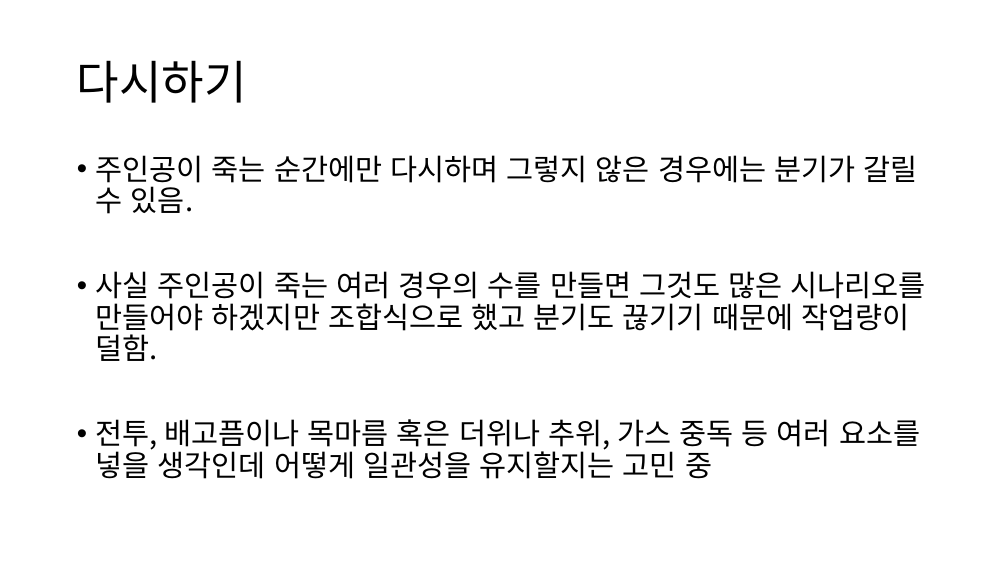
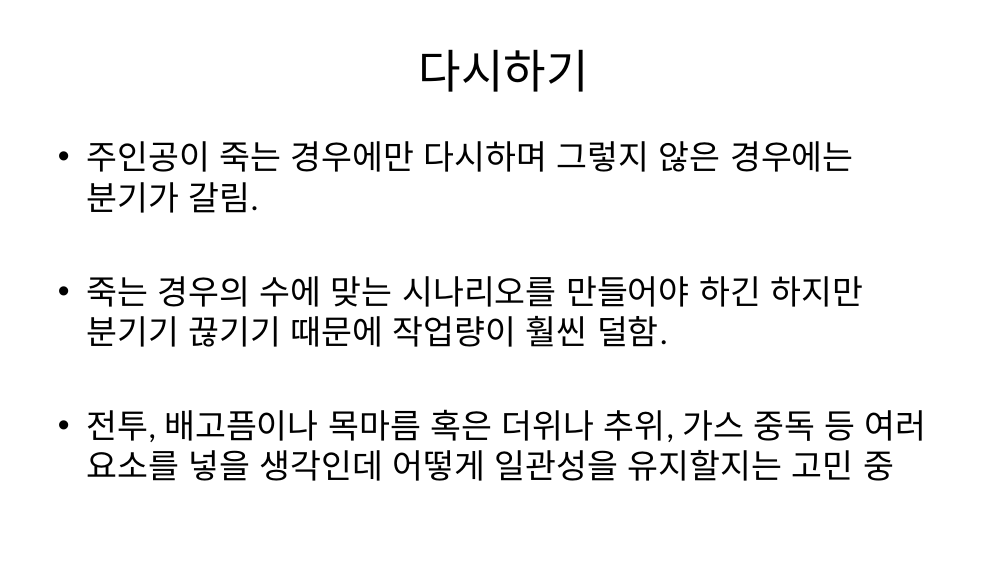
Before and after one commit to Penguin-God/Human_Doll_Play, a slide deck: slide 10 of 기획/문서/유도 시스템.pptx (slide 8 before the commit). Drawn at 1008x567 pixels with LibreOffice and Linux fonts; fonts in the diff are those of the drawing. Boxes give left, top, right and bottom in pixels: in the first picture for what was removed or moved away, otherwise in the second. Text is boxed around its words. In the diff, an @@ line names an element or a change of style, - is before the commit and + after.

```diff
--- a/기획/문서/유도 시스템.pptx
+++ b/기획/문서/유도 시스템.pptx
@@ title "다시하기": place and size @@
-title "다시하기" at [77,60,247,103]
+title "다시하기" at [419,49,589,92]
@@ title "다시하기" at [419,49,589,92]: font Noto Sans CJK KR to Calibri; alignment left to centre; line spacing 0.9 to 1 @@
@@ text "주인공이 죽는 경우에만 다시하며 그렇지 ...": place and size @@
-text "주인공이 죽는 경우에만 다시하며 그렇지 ..." at [96,155,926,479]
+text "주인공이 죽는 경우에만 다시하며 그렇지 ..." at [86,141,927,481]
@@ text at [86,141,863,347]: text changed; size 28 to 32 pt; font Noto Sans CJK KR to Calibri @@
-• 주인공이 죽는 순간에만 다시하며 그렇지 않은 경우에는 분기가 갈릴 수 있음.
-• 사실 주인공이 죽는 여러 경우의 수를 만들면 그것도 많은 시나리오를 만들어야 하겠지만 조합식으로 했고 분기도 끊기기 때문에 작업량이 덜함.
+• 주인공이 죽는 경우에만 다시하며 그렇지 않은 경우에는 분기가 갈림.
+• 죽는 경우의 수에 맞는 시나리오를 만들어야 하긴 하지만 분기기 끊기기 때문에 작업량이 훨씬 덜함.
@@ text at [86,409,927,481]: size 28 to 32 pt, font Noto Sans CJK KR to Calibri in "전투, 배고픔이나 목마름 혹은 더위나 추위, 가스 ..."; indent changed; line spacing 0.9 to 1; less space between paragraphs @@
```
Also in this commit, not shown: 5 other slides changed, 5 slides added, 2 slides removed, 4 other files.
